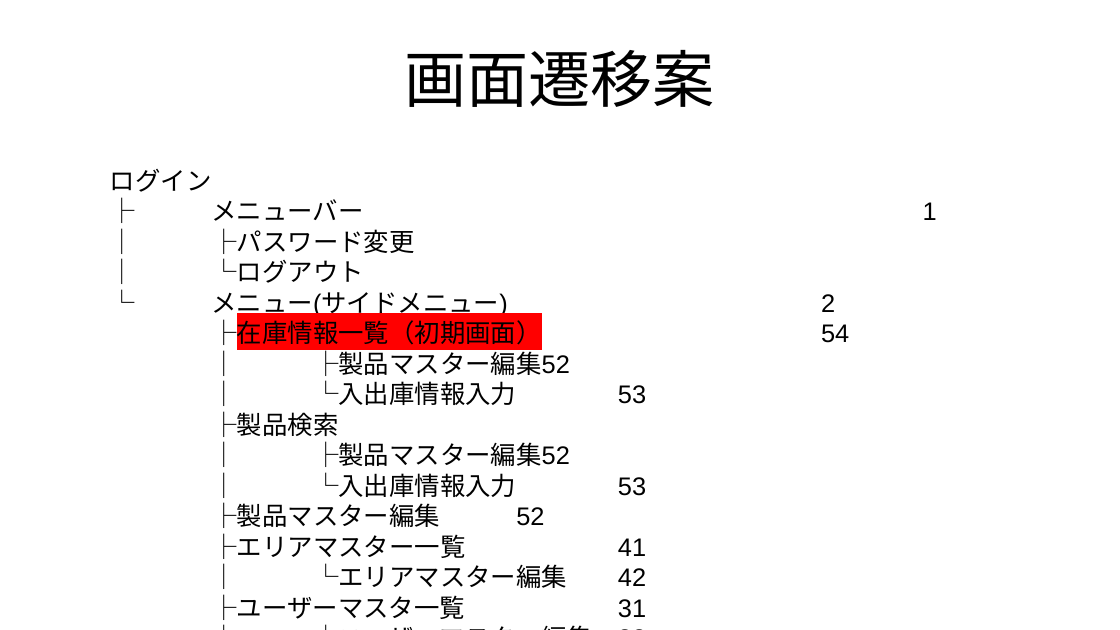
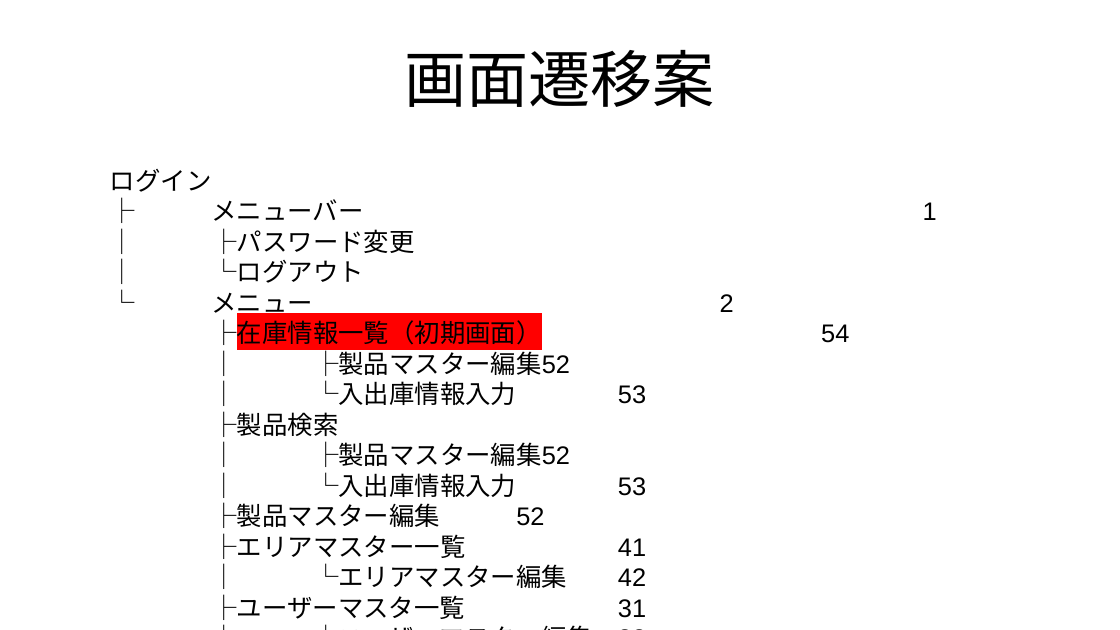
Before and after one commit to roja1988/88_WorkProduct, a slide deck: slide 6 of document/制作物_案.pptx. Drawn at 1120x630 pixels with LibreOffice and Linux fonts; fonts in the diff are those of the drawing. Boxes give left, top, right and bottom in pixels: in the first picture for what was removed or moved away, otherwise in the second. Text is boxed around its words. In the diff, an @@ line names an element or a change of style, - is before the commit and + after.

Commit message:
ナビゲーションを縦配置から横配置に変更
★★★item-search画面、item-master画面を基本にして制作を進める★★★
検索条件、テーブル表示なども少しずつ進めた。

```diff
--- a/document/制作物_案.pptx
+++ b/document/制作物_案.pptx
@@ text at box(212, 293, 314, 319): text changed @@
-└ メニュー(サイドメニュー) 2
+└ メニュー 2
```
Also in this commit, not shown: 1 other slide changed, 17 other files.
